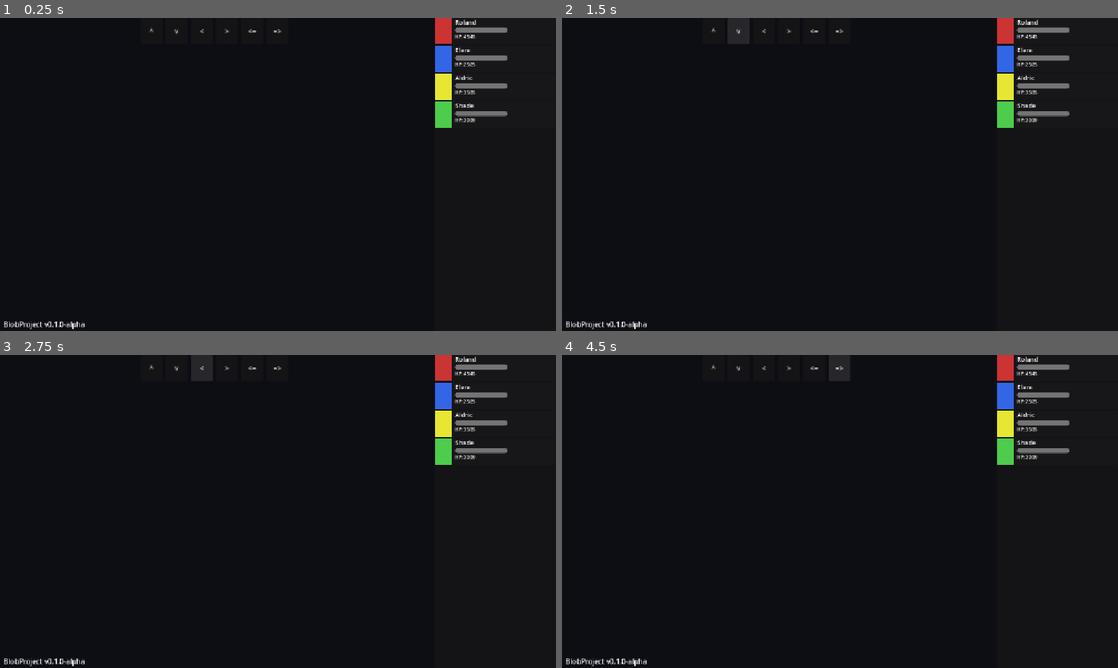
Above: before the commit, frames 1-4 (two rows, left to right).
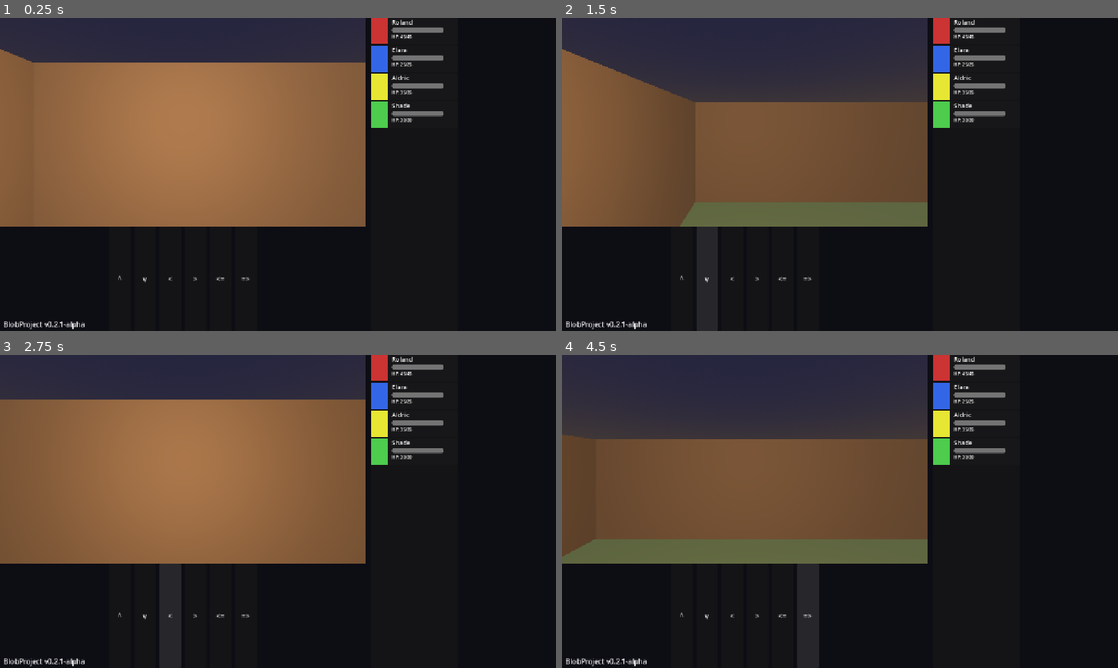
Above: after the commit, the same moments.

Repository: drax-xard/BlobProject
Game: Godot game, scene res://scenes/main.tscn
Same seed, same stepped clock (60 frames per second), same inputs: the game is played once before the commit and once after it.
Inputs:
- Up to frame 1 (0.25 s): no input
- Up to frame 2 (1.5 s): click "^" at 0.5 s; click "v" at 1.25 s
- Up to frame 3 (2.75 s): click "<" at 2 s
- Up to frame 4 (4.5 s): click ">" at 2.75 s; click "<=" at 3.5 s; click "=>" at 4.25 s

The runs differ from the first frame. In frame 1, 48% of the frame differs, in the area x 0-92%, y 0-99%; in frame 2, 49%; in frame 3, 49%; in frame 4, 49%, in the area x 0-92%, y 0-100%.

Commit message:
Alpha 0.2.0-0.2.1: Settings system, proportional layout, input fixes
- Add SettingsManager autoload (ConfigFile-based, layout/display/audio)
- Add MainLayout script for config-driven proportional UI sizing
- Layout proportions now read from res://settings.cfg and adjust on resize
- Fix reversed forward/backward movement (rotate directions by facing)
- Fix reversed turn left/right (swap LEFT/RIGHT constants in TurnAction)
- Fix SubViewportContainer black viewport (size_flags, load_steps, lighting)
- Replace fragile name-string cleanup with tracked _dynamic_children array
- Brighten environment: flat ambient light, disable fog, boost lights
- Move OmniLight3D under Camera3D for player-following illumination
- Update version to 0.2.1-alpha, add CHANGELOG.md

Diff:
--- a/project.godot
+++ b/project.godot
@@ -16,13 +16,14 @@
 
 config/name="BlobProject"
 config/description="A moddable and extensible grid-based first-person dungeon crawler"
-config/version="0.1.0-alpha"
+config/version="0.2.1-alpha"
 run/main_scene="res://scenes/main.tscn"
 config/features=PackedStringArray("4.7", "Forward Plus")
 config/icon="res://icon.svg"
 
 [autoload]
 
+SettingsManager="*res://scripts/core/settings_manager.gd"
 GameManager="*res://scripts/core/game_manager.gd"
 DataRegistry="*res://scripts/data/data_registry.gd"
 
--- a/scenes/main.tscn
+++ b/scenes/main.tscn
@@ -1,10 +1,11 @@
-[gd_scene load_steps=6 format=3 uid="uid://main_scene"]
+[gd_scene load_steps=7 format=3 uid="uid://main_scene"]
 
 [ext_resource type="Script" path="res://scripts/core/turn_manager.gd" id="1_script"]
-[ext_resource type="PackedScene" uid="uid://viewport_frame" path="res://scenes/ui/viewport_frame.tscn" id="2_scene"]
-[ext_resource type="PackedScene" uid="uid://party_display" path="res://scenes/ui/party_display.tscn" id="3_scene"]
-[ext_resource type="PackedScene" uid="uid://action_bar" path="res://scenes/ui/action_bar.tscn" id="4_scene"]
-[ext_resource type="PackedScene" uid="uid://grid_world" path="res://scenes/world/grid_world.tscn" id="5_scene"]
+[ext_resource type="Script" path="res://scripts/ui/main_layout.gd" id="2_layout"]
+[ext_resource type="PackedScene" uid="uid://viewport_frame" path="res://scenes/ui/viewport_frame.tscn" id="3_scene"]
+[ext_resource type="PackedScene" uid="uid://party_display" path="res://scenes/ui/party_display.tscn" id="4_scene"]
+[ext_resource type="PackedScene" uid="uid://action_bar" path="res://scenes/ui/action_bar.tscn" id="5_scene"]
+[ext_resource type="PackedScene" uid="uid://grid_world" path="res://scenes/world/grid_world.tscn" id="6_scene"]
 
 [node name="Main" type="Control"]
 layout_mode = 3
@@ -13,6 +14,7 @@
 anchor_bottom = 1.0
 grow_horizontal = 2
 grow_vertical = 2
+script = ExtResource("2_layout")
 
 [node name="TurnManager" type="Node" parent="."]
 script = ExtResource("1_script")
@@ -24,37 +26,34 @@
 anchor_bottom = 1.0
 grow_horizontal = 2
 grow_vertical = 2
-split_offset = -280
 
 [node name="LeftPanel" type="VBoxContainer" parent="HSplitContainer"]
 layout_mode = 2
 size_flags_horizontal = 3
-size_flags_vertical = 3
+size_flags_vertical = 1
 theme_override_constants/separation = 0
 
-[node name="ViewportFrame" parent="HSplitContainer/LeftPanel" instance=ExtResource("2_scene")]
+[node name="ViewportFrame" parent="HSplitContainer/LeftPanel" instance=ExtResource("3_scene")]
 layout_mode = 2
-size_flags_vertical = 12
-size_flags_stretch_ratio = 3.0
+size_flags_horizontal = 3
+size_flags_vertical = 5
 
 [node name="BottomBar" type="HBoxContainer" parent="HSplitContainer/LeftPanel"]
 layout_mode = 2
-custom_minimum_size = Vector2(0, 60)
 
-[node name="ActionBar" parent="HSplitContainer/LeftPanel/BottomBar" instance=ExtResource("4_scene")]
+[node name="ActionBar" parent="HSplitContainer/LeftPanel/BottomBar" instance=ExtResource("5_scene")]
 layout_mode = 2
 size_flags_horizontal = 3
 
 [node name="RightPanel" type="PanelContainer" parent="HSplitContainer"]
 layout_mode = 2
-custom_minimum_size = Vector2(280, 0)
 size_flags_horizontal = 0
 size_flags_vertical = 3
 
-[node name="PartyDisplay" parent="HSplitContainer/RightPanel" instance=ExtResource("3_scene")]
+[node name="PartyDisplay" parent="HSplitContainer/RightPanel" instance=ExtResource("4_scene")]
 layout_mode = 2
 
-[node name="World" parent="HSplitContainer/LeftPanel/ViewportFrame/SubViewport" instance=ExtResource("5_scene")]
+[node name="World" parent="HSplitContainer/LeftPanel/ViewportFrame/SubViewport" instance=ExtResource("6_scene")]
 
 [node name="VersionLabel" type="Label" parent="."]
 layout_mode = 0
@@ -66,4 +65,4 @@
 offset_right = 200.0
 offset_bottom = -4.0
 grow_vertical = 0
-text = "BlobProject v0.1.0-alpha"
+text = "BlobProject v0.2.1-alpha"
--- a/scenes/ui/viewport_frame.tscn
+++ b/scenes/ui/viewport_frame.tscn
@@ -3,10 +3,8 @@
 [ext_resource type="Script" path="res://scripts/ui/viewport_frame.gd" id="1_script"]
 
 [node name="ViewportFrame" type="SubViewportContainer"]
-stretch = true
 script = ExtResource("1_script")
 
 [node name="SubViewport" type="SubViewport" parent="."]
 own_world_3d = true
 render_target_update_mode = 3
-handle_input_locally = false
--- a/scenes/world/grid_world.tscn
+++ b/scenes/world/grid_world.tscn
@@ -1,12 +1,12 @@
-[gd_scene load_steps=2 format=3 uid="uid://grid_world"]
+[gd_scene load_steps=6 format=3 uid="uid://grid_world"]
 
 [ext_resource type="Script" path="res://scripts/world/grid_world.gd" id="1_script"]
 
 [sub_resource type="ProceduralSkyMaterial" id="SkyMat"]
-sky_top_color = Color(0.05, 0.05, 0.12, 1)
-sky_horizon_color = Color(0.1, 0.08, 0.06, 1)
-ground_bottom_color = Color(0.02, 0.02, 0.03, 1)
-ground_horizon_color = Color(0.1, 0.08, 0.06, 1)
+sky_top_color = Color(0.15, 0.15, 0.25, 1)
+sky_horizon_color = Color(0.3, 0.25, 0.2, 1)
+ground_bottom_color = Color(0.05, 0.05, 0.08, 1)
+ground_horizon_color = Color(0.3, 0.25, 0.2, 1)
 
 [sub_resource type="Sky" id="Sky_dungeon"]
 sky_material = SubResource("SkyMat")
@@ -14,13 +14,10 @@
 [sub_resource type="Environment" id="Env_dungeon"]
 background_mode = 2
 sky = SubResource("Sky_dungeon")
-ambient_light_source = 2
-ambient_light_color = Color(0.4, 0.35, 0.3, 1)
+ambient_light_source = 1
+ambient_light_color = Color(0.6, 0.55, 0.5, 1)
 ambient_light_energy = 1.0
-fog_enabled = true
-fog_light_color = Color(0.15, 0.12, 0.1, 1)
-fog_density = 0.02
-fog_sky_affect = 0.0
+fog_enabled = false
 
 [sub_resource type="BoxMesh" id="BoxMesh_dummy"]
 size = Vector3(0.01, 0.01, 0.01)
@@ -40,13 +37,13 @@
 [node name="DirectionalLight3D" type="DirectionalLight3D" parent="."]
 transform = Transform3D(0.866, -0.433, 0.25, 0, 0.5, 0.866, -0.5, -0.75, 0.433, 0, 5, 0)
 light_color = Color(1.0, 0.95, 0.85, 1)
-light_energy = 1.0
-shadow_enabled = true
+light_energy = 1.5
+shadow_enabled = false
 
-[node name="OmniLight3D" type="OmniLight3D" parent="."]
+[node name="OmniLight3D" type="OmniLight3D" parent="Camera3D"]
 light_color = Color(1.0, 0.9, 0.7, 1)
-light_energy = 2.0
-omni_range = 10.0
+light_energy = 3.0
+omni_range = 12.0
 
 [node name="FloorMesh" type="MeshInstance3D" parent="."]
 visible = false
--- /dev/null
+++ b/scripts/core/settings_manager.gd
@@ -0,0 +1,127 @@
+extends Node
+
+signal settings_changed(section: String)
+
+const CONFIG_PATH_DEV := "res://settings.cfg"
+const CONFIG_PATH_EXPORT := "user://settings.cfg"
+
+var config_path: String = ""
+
+var defaults_layout := {
+	"viewport_ratio": 2.0,
+	"party_panel_ratio": 1.0,
+	"action_bar_ratio": 1.0,
+	"viewport_min_height": 200,
+	"action_bar_min_height": 40,
+	"party_panel_min_width": 200,
+}
+
+var defaults_display := {
+	"fullscreen": false,
+	"vsync": true,
+	"msaa": 0,
+	"resolution_scale": 1.0,
+}
+
+var defaults_audio := {
+	"master_volume": 80,
+	"music_volume": 70,
+	"sfx_volume": 80,
+}
+
+var layout: Dictionary = {}
+var display: Dictionary = {}
+var audio: Dictionary = {}
+
+func _ready() -> void:
+	if OS.has_feature("editor") or OS.is_debug_build():
+		config_path = CONFIG_PATH_DEV
+	else:
+		config_path = CONFIG_PATH_EXPORT
+	load_settings()
+	if not FileAccess.file_exists(config_path):
+		save_settings()
+	apply_display()
+	apply_audio()
+
+func load_settings() -> void:
+	layout = defaults_layout.duplicate()
+	display = defaults_display.duplicate()
+	audio = defaults_audio.duplicate()
+
+	var config := ConfigFile.new()
+	var err := config.load(config_path)
+	if err != OK:
+		return
+
+	for key in layout:
+		if config.has_section_key("layout", key):
+			layout[key] = config.get_value("layout", key)
+	for key in display:
+		if config.has_section_key("display", key):
+			display[key] = config.get_value("display", key)
+	for key in audio:
+		if config.has_section_key("audio", key):
+			audio[key] = config.get_value("audio", key)
+
+func save_settings() -> void:
+	var config := ConfigFile.new()
+	for key in layout:
+		config.set_value("layout", key, layout[key])
+	for key in display:
+		config.set_value("display", key, display[key])
+	for key in audio:
+		config.set_value("audio", key, audio[key])
+	config.save(config_path)
+
+func get_layout(key: String) -> Variant:
+	return layout.get(key)
+
+func set_layout(key: String, value: Variant) -> void:
+	layout[key] = value
+	save_settings()
+	settings_changed.emit("layout")
+
+func get_display(key: String) -> Variant:
+	return display.get(key)
+
+func set_display(key: String, value: Variant) -> void:
+	display[key] = value
+	save_settings()
+	apply_display()
+	settings_changed.emit("display")
+
+func get_audio(key: String) -> Variant:
+	return audio.get(key)
+
+func set_audio(key: String, value: Variant) -> void:
+	audio[key] = value
+	save_settings()
+	apply_audio()
+	settings_changed.emit("audio")
+
+func apply_display() -> void:
+	if display.get("fullscreen", false):
+		DisplayServer.window_set_mode(DisplayServer.WINDOW_MODE_FULLSCREEN)
+	else:
+		DisplayServer.window_set_mode(DisplayServer.WINDOW_MODE_WINDOWED)
+
+	match display.get("vsync", true):
+		true:
+			DisplayServer.window_set_vsync_mode(DisplayServer.VSYNC_ENABLED)
+		false:
+			DisplayServer.window_set_vsync_mode(DisplayServer.VSYNC_DISABLED)
+
+	var msaa_value: int = display.get("msaa", 0)
+	var vp := get_viewport()
+	if vp:
+		match msaa_value:
+			0: vp.msaa_3d = Viewport.MSAA_DISABLED
+			2: vp.msaa_3d = Viewport.MSAA_2X
+			4: vp.msaa_3d = Viewport.MSAA_4X
+			8: vp.msaa_3d = Viewport.MSAA_8X
+
+func apply_audio() -> void:
+	var master: float = audio.get("master_volume", 80) / 100.0
+	AudioServer.set_bus_volume_db(0, linear_to_db(master) if master > 0.0 else -80.0)
+	AudioServer.set_bus_mute(0, master <= 0.0)
--- a/scripts/core/turn_action.gd
+++ b/scripts/core/turn_action.gd
@@ -3,8 +3,8 @@
 
 var turn_direction: int
 
-const LEFT: int = 1
-const RIGHT: int = -1
+const LEFT: int = -1
+const RIGHT: int = 1
 
 func _init(p_actor_index: int, p_direction: int) -> void:
 	super._init(p_actor_index)
--- /dev/null
+++ b/scripts/ui/main_layout.gd
@@ -0,0 +1,47 @@
+extends Control
+
+@onready var split: HSplitContainer = $HSplitContainer
+@onready var left_panel: VBoxContainer = $HSplitContainer/LeftPanel
+@onready var viewport_frame: SubViewportContainer = $HSplitContainer/LeftPanel/ViewportFrame
+@onready var bottom_bar: HBoxContainer = $HSplitContainer/LeftPanel/BottomBar
+@onready var right_panel: PanelContainer = $HSplitContainer/RightPanel
+
+func _ready() -> void:
+	call_deferred("_apply_layout")
+	get_viewport().size_changed.connect(_apply_layout)
+	if SettingsManager:
+		SettingsManager.settings_changed.connect(_on_settings_changed)
+
+func _on_settings_changed(section: String) -> void:
+	if section == "layout":
+		_apply_layout()
+
+func _apply_layout() -> void:
+	if not SettingsManager:
+		return
+
+	var vp_ratio: float = SettingsManager.get_layout("viewport_ratio")
+	var bar_ratio: float = SettingsManager.get_layout("action_bar_ratio")
+	var party_ratio: float = SettingsManager.get_layout("party_panel_ratio")
+	var vp_min_h: int = SettingsManager.get_layout("viewport_min_height")
+	var bar_min_h: int = SettingsManager.get_layout("action_bar_min_height")
+	var party_min_w: int = SettingsManager.get_layout("party_panel_min_width")
+
+	viewport_frame.size_flags_vertical = Control.SIZE_EXPAND_FILL
+	viewport_frame.size_flags_stretch_ratio = vp_ratio
+	bottom_bar.size_flags_vertical = Control.SIZE_EXPAND_FILL
+	bottom_bar.size_flags_stretch_ratio = bar_ratio
+
+	viewport_frame.custom_minimum_size.y = vp_min_h
+	bottom_bar.custom_minimum_size.y = bar_min_h
+	right_panel.custom_minimum_size.x = party_min_w
+
+	var container_w: float = split.size.x
+	if container_w <= 0.0:
+		return
+	var total_ratio: float = vp_ratio + party_ratio
+	if total_ratio <= 0.0:
+		total_ratio = 1.0
+	var viewport_pct: float = vp_ratio / total_ratio
+	var split_position: float = container_w * viewport_pct
+	split.split_offset = int(split_position - container_w)
--- a/scripts/world/grid_world.gd
+++ b/scripts/world/grid_world.gd
@@ -14,7 +14,8 @@
 var player_facing: int = Facing.NORTH
 
 @onready var camera: Camera3D = $Camera3D
-@onready var grid_mesh: MeshInstance3D = $FloorMesh
+
+var _dynamic_children: Array[Node] = []
 
 func _ready() -> void:
 	_build_test_dungeon()
@@ -38,13 +39,11 @@
 	grid_data[4][3] = 1
 	_build_grid_mesh()
 
-const CELLS_TO_KEEP := ["Camera3D", "WorldEnvironment", "DirectionalLight3D", "OmniLight3D", "FloorMesh"]
-
 func _build_grid_mesh() -> void:
-	for child in get_children():
-		if child.name in CELLS_TO_KEEP:
-			continue
-		child.queue_free()
+	for child in _dynamic_children:
+		if is_instance_valid(child):
+			child.queue_free()
+	_dynamic_children.clear()
 	var wall_scene: PackedScene = load("res://scenes/world/wall_tile.tscn")
 	var floor_scene: PackedScene = load("res://scenes/world/floor_tile.tscn")
 	for y in range(grid_height):
@@ -55,10 +54,12 @@
 				var wall := wall_scene.instantiate()
 				wall.position = pos + Vector3(0.0, CELL_SIZE * 0.5, 0.0)
 				add_child(wall)
+				_dynamic_children.append(wall)
 			else:
 				var floor_tile := floor_scene.instantiate()
 				floor_tile.position = pos
 				add_child(floor_tile)
+				_dynamic_children.append(floor_tile)
 
 func _place_player_at_start() -> void:
 	for y in range(grid_height):
@@ -107,8 +108,21 @@
 			offset = Vector2i(-1, 0)
 	return player_grid_pos + offset
 
+func _rotate_for_facing(dir: Vector2i) -> Vector2i:
+	match player_facing:
+		Facing.NORTH:
+			return dir
+		Facing.SOUTH:
+			return Vector2i(-dir.x, -dir.y)
+		Facing.EAST:
+			return Vector2i(-dir.y, dir.x)
+		Facing.WEST:
+			return Vector2i(dir.y, -dir.x)
+	return dir
+
 func try_move(_actor_index: int, direction: Vector2i) -> bool:
-	var target_pos := player_grid_pos + direction
+	var target_dir := _rotate_for_facing(direction)
+	var target_pos := player_grid_pos + target_dir
 	if not is_walkable(target_pos):
 		return false
 	player_grid_pos = target_pos
Not shown, added: CHANGELOG.md
Not shown, changed: VERSION
